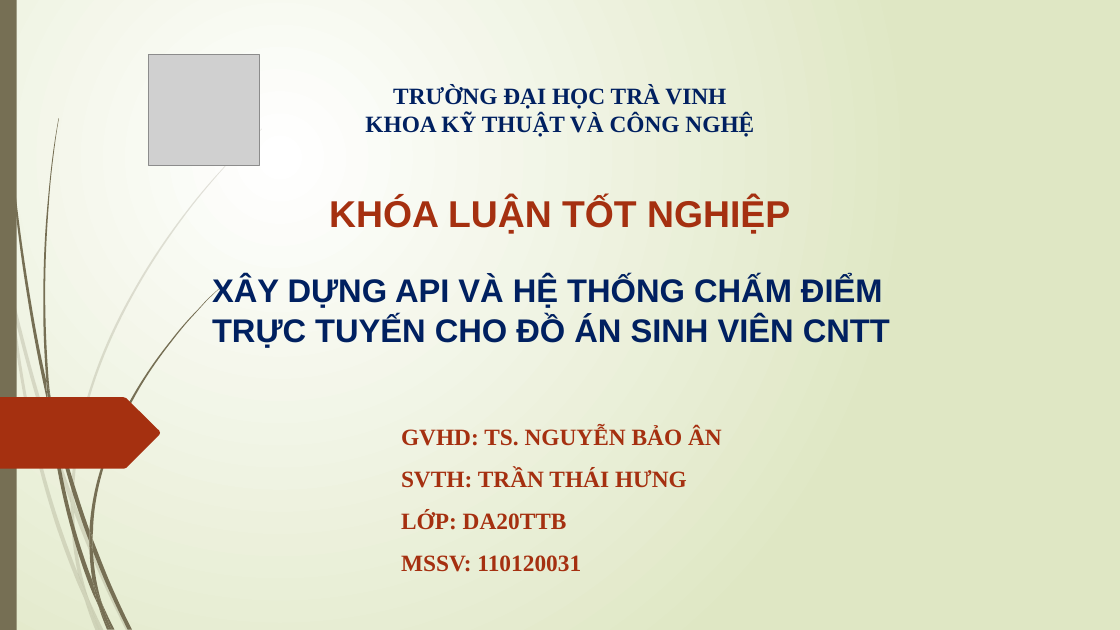
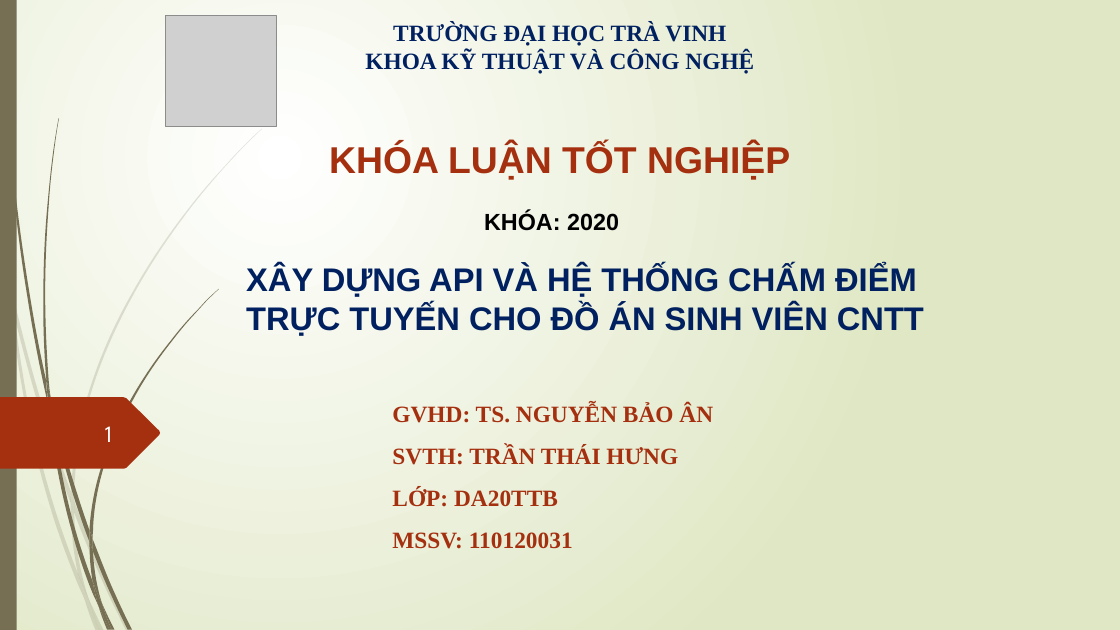
Before and after one commit to thaihunghung/tn-da20ttb-110120031-tranthaihung-xdapivhtcdttcdasvcntt, a slide deck: slide 1 of docs/XAYDUNGAPIVAHE_THONGCHAMDIEM.pptx. Drawn at 1120x630 pixels with LibreOffice and Linux fonts; fonts in the diff are those of the drawing; grey boxes stand for pictures. Boxes give left, top, right and bottom in pixels: in the first picture for what was removed or moved away, otherwise in the second. Text is boxed around its words. In the diff, an @@ line names an element or a change of style, - is before the commit and + after.

```diff
--- a/docs/XAYDUNGAPIVAHE_THONGCHAMDIEM.pptx
+++ b/docs/XAYDUNGAPIVAHE_THONGCHAMDIEM.pptx
@@ text "TRƯỜNG ĐẠI HỌC TRÀ VINH": place and size @@
-text "TRƯỜNG ĐẠI HỌC TRÀ VINH" at (365,86,754,137)
+text "TRƯỜNG ĐẠI HỌC TRÀ VINH" at (365,23,754,74)
@@ picture: place and size @@
-picture at (149,55,260,166)
+picture at (166,15,276,126)
@@ text "KHÓA LUẬN TỐT NGHIỆP": place and size @@
-text "KHÓA LUẬN TỐT NGHIỆP" at (329,198,790,234)
+text "KHÓA LUẬN TỐT NGHIỆP" at (329,143,790,180)
@@ title "XÂY DỰNG API VÀ HỆ ...": place and size @@
-title "XÂY DỰNG API VÀ HỆ ..." at (212,276,890,348)
+title "XÂY DỰNG API VÀ HỆ ..." at (246,265,924,336)
@@ text added at (484,211,619,231), 20 pt, text #000000, bold @@
+KHÓA: 2020
@@ text "GVHD: TS. NGUYỄN BẢO ÂN": place and size @@
-text "GVHD: TS. NGUYỄN BẢO ÂN" at (401,427,722,572)
+text "GVHD: TS. NGUYỄN BẢO ÂN" at (392,404,713,549)
@@ page number added at (105,426,112,442), 20 pt, text #FEFFFF @@
+1
```
Also in this commit, not shown: 13 other slides changed, 7 slides added, 6 slides removed, 12 other files.
